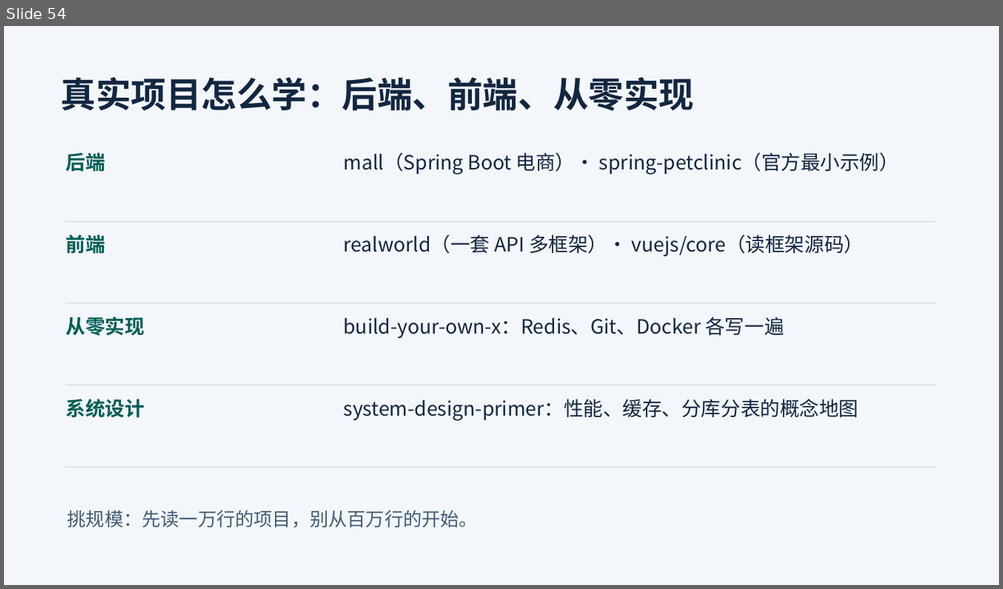
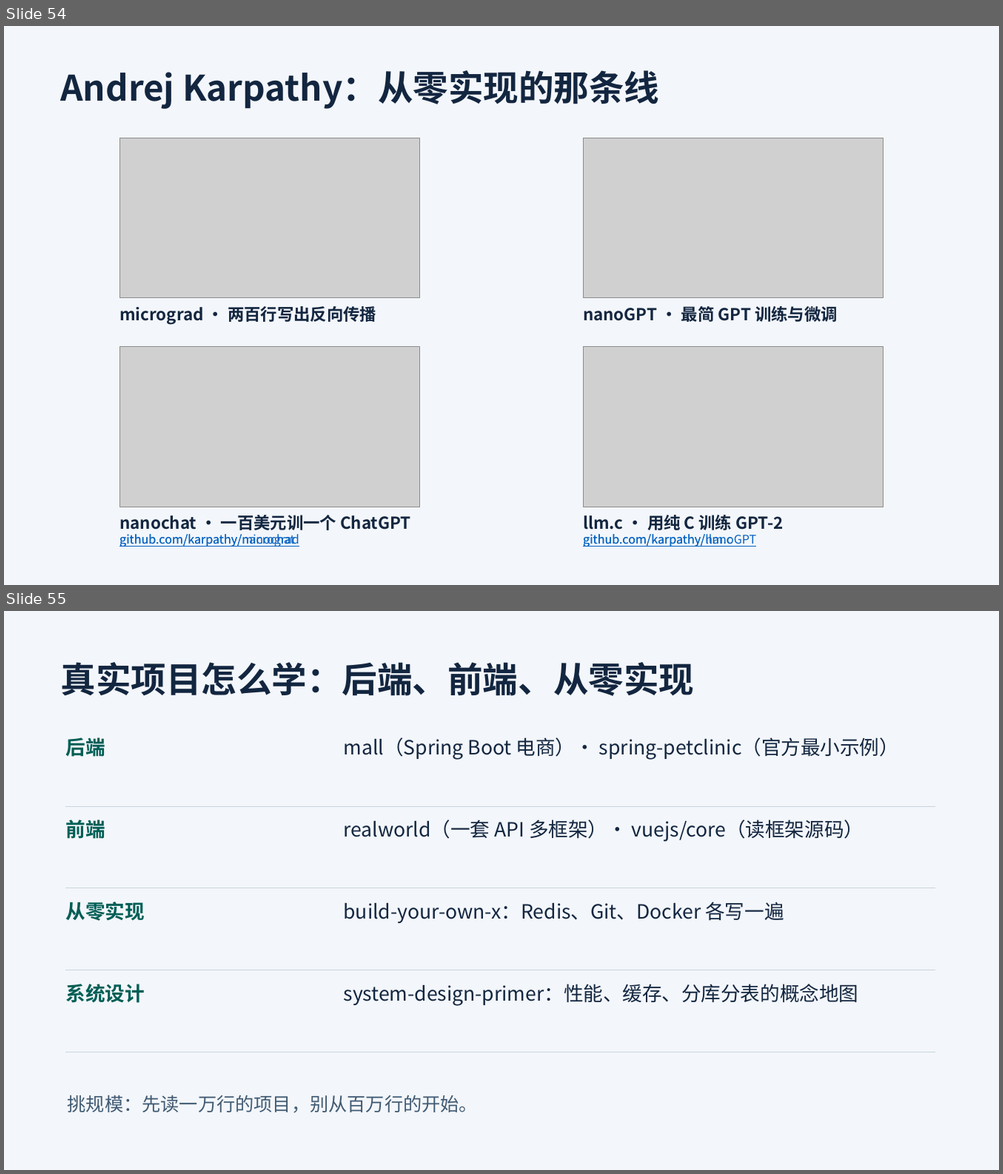
Before and after one commit to Zewang0217/boyuan-tech-sharing-lesson-01, a slide deck: materials/开发环境配置与编辑器.pptx. Shown one above the other, each under a label of ours: slide 54 before the commit, slides 54 and 55 after it. The pictures are 1003x589 and 1003x1174 pixels, drawn with LibreOffice and Linux fonts; fonts in the diff are those of the drawing; grey boxes stand for pictures. Boxes give left, top, right and bottom in pixels: in the first picture for what was removed or moved away, otherwise in the second. Text is boxed around its words. In the diff, an @@ line names an element or a change of style, - is before the commit and + after.

Commit message:
docs(lesson): 新增 Karpathy 从零实现项目页

```diff
--- a/materials/开发环境配置与编辑器.pptx
+++ b/materials/开发环境配置与编辑器.pptx
@@ slide 54 added at (4,26,999,585), background #F3F6FA @@
@@ text added at (61,70,659,109), 34 pt, text #132640, bold @@
+Andrej Karpathy：从零实现的那条线
@@ picture added at (119,138,420,298) @@
@@ picture added at (583,138,883,298) @@
@@ text added at (119,306,376,324), 16 pt, text #132640, bold @@
+micrograd · 两百行写出反向传播
@@ text added at (583,304,837,324), 16 pt, text #132640, bold @@
+nanoGPT · 最简 GPT 训练与微调
@@ picture added at (119,347,420,507) @@
@@ picture added at (583,347,883,507) @@
@@ text added at (119,534,299,547), 11.5 pt, text #0563C1, underline @@
+github.com/karpathy/micrograd
@@ text added at (119,515,411,531), 16 pt, text #132640, bold @@
+nanochat · 一百美元训一个 ChatGPT
@@ text added at (119,534,295,547), 11.5 pt, text #0563C1, underline @@
+github.com/karpathy/nanochat
@@ text added at (583,534,756,547), 11.5 pt, text #0563C1, underline @@
+github.com/karpathy/nanoGPT
@@ text added at (583,515,782,531), 16 pt, text #132640, bold @@
+llm.c · 用纯 C 训练 GPT-2
@@ text added at (583,534,732,547), 11.5 pt, text #0563C1, underline @@
+github.com/karpathy/llm.c
@@ what was slide 54 is now slide 55 @@
```
Also in this commit, not shown: 6 other files.
